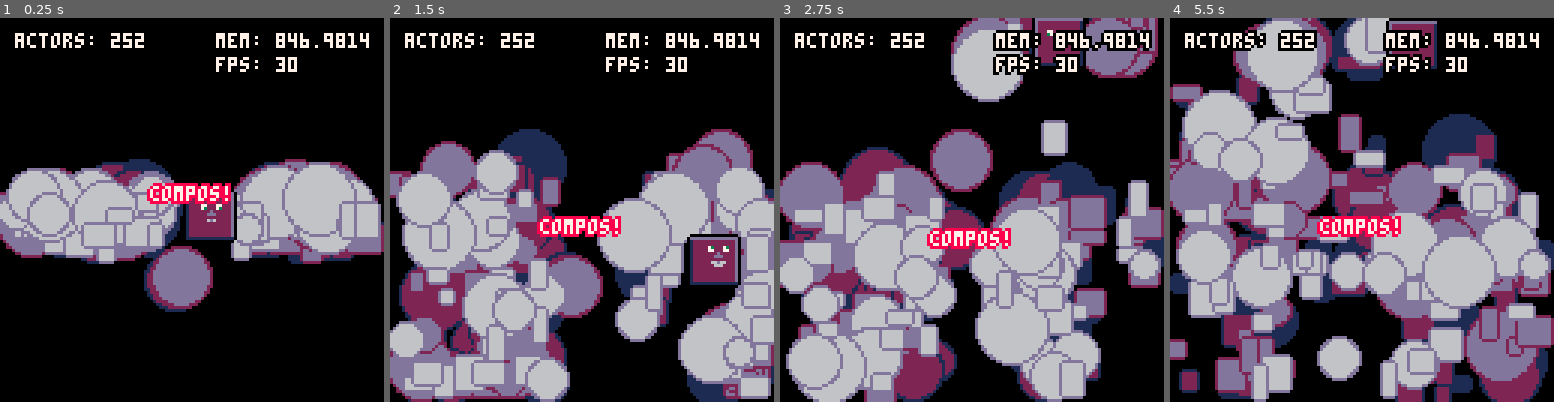
Above: before the commit, frames 1-4 (left to right).
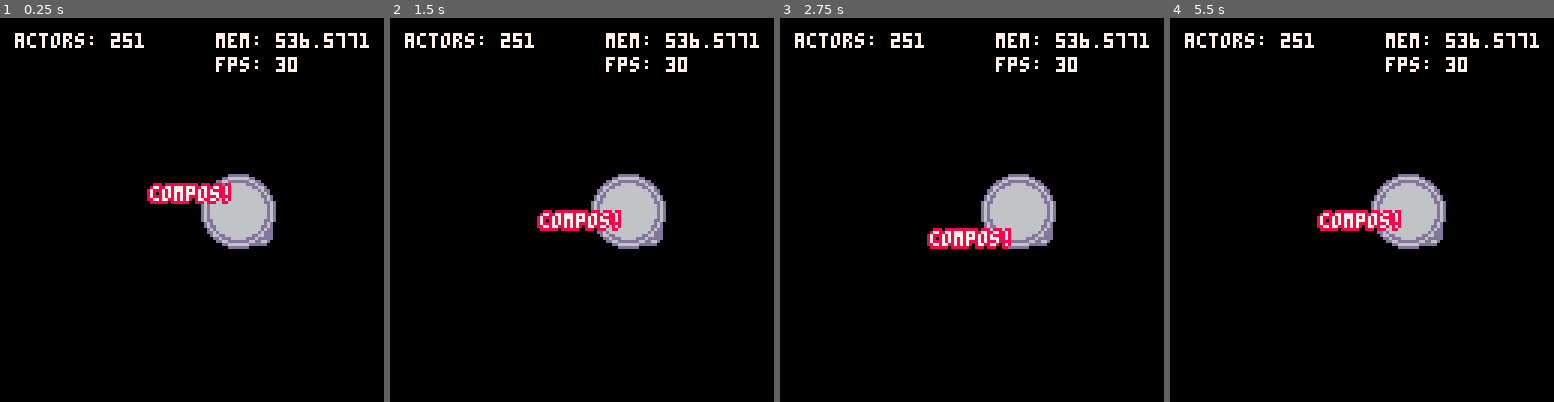
Above: after the commit, the same moments.

Repository: walt-er/compos
Game: PICO-8 cartridge compos.p8
Two runs of this game, one before a commit and one after it. Both use one fixed random seed, a clock stepped at 60 frames per second and the inputs below.
Inputs:
- Up to frame 1 (0.25 s): no input
- Up to frame 2 (1.5 s): tap X (X key) at 0.33, 1.07 s; tap O (Z key) at 0.7 s
- Up to frame 3 (2.75 s): hold Right 1.6-2.1 s; tap O (Z key) at 1.7, 2.1, 2.5 s; tap X (X key) at 1.85 s; hold Up 2.15-2.42 s; hold Right from 2.47 s (still down)
- Up to frame 4 (5.5 s): tap O (Z key) every 0.4 s from 2.9 to 5.3 s; tap X (X key) at 2.97, 4.08, 5.2 s; release Right at 3.03 s; hold Left 3.08-3.58 s; hold Down 3.63-3.97 s; hold Right 4.02-4.68 s; hold Up 4.73-5.03 s; hold Left from 5.08 s (still down)

The runs differ from the first frame. In frame 1, 23% of the frame differs, in the area x 0-100%, y 3-77%; in frame 2, 51%; in frame 3, 54%; in frame 4, 64%, in the area x 0-100%, y 0-100%.

Commit message:
begin to refactor compo copying

Diff:
--- a/compos.p8
+++ b/compos.p8
@@ -7,7 +7,7 @@
 -- generic globals
 -- =======================================================
 
-win_w, win_h, win_l, win_r, win_t, win_b, tile, cam, player, player_states = 128, 128, 0, 128, 0, 128, 8, {}, {}, {}
+compos, win_w, win_h, win_l, win_r, win_t, win_b, tile, cam, player, player_states = {}, 128, 128, 0, 128, 0, 128, 8, {}, {}, {}
 
 -- ======================================z=================
 -- helper functions
@@ -223,7 +223,7 @@
 
 --
 
-health = {
+compos.health = {
     total = -999,
     max = 0,
     set = function(self, new_health)
@@ -287,7 +287,7 @@
 
 --
 
-velocity = {
+compos.velocity = {
     x = 0,
     y = 0,
     max_x = 999,
@@ -311,6 +311,7 @@
 
         -- get new set of coordinates using current velocity (don't apply yet)
         self.newvec = vec(parent.x + self.x, parent.y + self.y)
+        -- plog(self.y)
 
         -- move collider if need be
         if (parent.collider) parent.collider:move(self.newvec)
@@ -401,7 +402,7 @@
 
 collider_id = 0
 colliders = { fixed = {} }
-collider = {
+compos.collider = {
     physical = true,
     offset = vec(0, 0),
     set = function(self, parent, offset, fixed, w, h)
@@ -427,6 +428,9 @@
             self.h = h or parent.h
         end
 
+    end,
+    init = function(self, parent)
+        self:set(parent)
     end,
 	move = function(self, newvec)
         self.x = newvec.x + self.offset.x
@@ -503,13 +507,14 @@
 
 --
 
-gravity = {
+compos.gravity = {
     force = 1,
     set = function(self, force)
         self.force = force
     end,
     early_update = function(self, parent)
         parent.velocity.y += self.force
+        -- plog(parent.velocity.y)
     end,
     trigger_grounding = function(self, parent, other, newvec)
 
@@ -526,7 +531,7 @@
 
 --
 
-sprite = {
+compos.sprite = {
 	id = 0,
     loop = false,
     zoom = 1,
@@ -622,7 +627,7 @@
 
 --
 
-age = {
+compos.age = {
     set = function(self, death)
         self.birth = time()
         self.death = death
@@ -636,14 +641,14 @@
 
 --
 
-patrol = {
+compos.patrol = {
     start = vec(0, 0),
     target = vec(0, 0),
     tick = 0,
     step = 0,
     duration = 0,
     fixed = false,
-    direction = 'going',
+    returning = false,
 
     set = function(self, start, target, duration, step, fixed)
         self.start, self.target, self.duration, self.step, self.fixed, self.returning = start, target, duration, step, fixed, false
@@ -744,21 +749,35 @@
 
 -- todo: find memory leak in registration
 function init_actor(actor)
+
+    -- give actor coordinates and size before initializing compos
 	if (actor.physical) make_physical(actor)
     register(actor)
 
-	for k, compo in pairs(actor) do
-		if type(compo) == 'table' then
-			if (compo.physical) make_physical(actor[k])
-			if (compo.init) actor[k]:init()
-			register(compo, actor)
-		end
-	end
-
+    -- register compos
+    local actor_copy = copy(actor)
+	for i = 1, #actor_copy do
+        if actor_copy[i] then
+            local compo_name = actor_copy[i]
+            local compo = compos[compo_name]
+
+            if compo then
+                actor[compo_name] = copy(compo)
+                if (compo.physical) make_physical(actor[compo_name])
+                if (compo.init) actor[compo_name]:init(actor)
+
+                register(compo, actor)
+                del(actor, compo_name)
+            end
+        end
+	end
+
+    -- init actor after compo init
     if (actor.init) actor:init()
 
 	-- default to 'in frame' for actors with no position
 	actor.in_frame = true
+
 end
 
 function add_actor(actor)
@@ -884,11 +903,12 @@
 -- set compo values insite of init
 -- include init(), update(), and draw() if this actor should have its own methods
 local blob = {
+
+    'velocity',
+    'gravity',
+    -- 'collider',
+
     physical = true, -- this will add the properties x, y, w, and h (on compo init)
-    velocity = copy(velocity),
-    gravity = copy(gravity),
-    collider = copy(collider),
-
     init = function(self)
 
         -- move it to a random position
@@ -901,14 +921,12 @@
             resize(self, flr(rnd'8'+4), flr(rnd'8'+4))
         end
 
-        self.collider:set(self)
-
         -- randomize the gravity on this object specifically
         self.gravity:set(max('0.025', rnd'0.05'))
 
-        -- randomize inititial velocity and cap
-        self.velocity:set(0,rnd'2'-1, vec(0.95, 1))
-        self.velocity:cap(2,2)
+        -- -- randomize inititial velocity and cap
+        -- self.velocity:set(0,rnd'2'-1, vec(0.95, 1))
+        -- self.velocity:cap(2,2)
 
     end,
     update = function(self)
@@ -962,73 +980,75 @@
 end
 
 -- make a special blob with collision
-local collider_blob = copy(blob)
-collider_blob.sprite = copy(sprite)
-collider_blob.init = function(self)
-    self.color = 7
-    resize(self, 16, 16)
-    translate(self, 56, 56)
-    self.velocity:set(1, 0)
-    self.collider:set(self)
-    self.gravity:set'0.1'
-    self.outline = 0
-    self.sprite:animate(self, split'0, 2, 0, 4', 1, true)
-end
-
--- you can also register for special update stages
--- options are early_upate, late_update, and fixed_update (or early_draw!)
-collider_blob.late_update = function(self)
-
-    -- flip sprite based on direction
-    self.sprite.flipped = self.velocity.x < 0
-
-    -- controls!
-    local push = 0.3
-    if btn'0' then
-        self.velocity:accelerate(-push, 0)
-    elseif btn'1' then
-        self.velocity:accelerate(push, 0)
-    elseif btn'2' then
-        self.velocity:accelerate(0, -push)
-    elseif btn'3' then
-        self.velocity:accelerate(0, push)
-    end
-end
-
--- if an actor has a "collision" function, it will check for collisions with other colliders every frame
--- all actors can have colliders at little cost, but too many "collision" functions add up!
-collider_blob.collision = function(self, newvec, other)
-
-    -- this function takes too colliders and returns the direction of collision
-    -- the direction returned (left, right, top, or bottom) is relative to the parent
-    local direction = collision_direction(self.collider, other.collider)
-    if (direction == '') direction = rnd'2' > 0 and 'left' or 'right'
-
-    -- this could be done better :/
-    -- it's a demo, gimme a break!
-    local bump_force_x, bump_force_y, x_bump, y_bump = self.velocity.x, self.velocity.y, other.velocity.x, other.velocity.y
-    local r = other.r or 0
-    if direction == 'left' then
-        x_bump = min(bump_force_x, 0) - 1
-        other.velocity.newvec.x = newvec.x - other.w -- newvec is where the parent object will be at the ned of this frame
-    elseif direction == 'right' then
-        x_bump = max(bump_force_x, 0) + 1
-        other.velocity.newvec.x = newvec.x + self.w + r
-    elseif direction == 'top' then
-        y_bump = min(bump_force_y) - 1
-        other.velocity.newvec.y = newvec.y - other.h
-    elseif direction == 'bottom' then
-        y_bump = max(bump_force_y) + 1
-        other.velocity.newvec.y = newvec.y + self.h + r
-    end
-
-    other.velocity:set(x_bump, y_bump)
-
-    return newvec
-end
-
--- add to compos actors
-add(actors, collider_blob)
+-- local collider_blob = copy(blob)
+
+-- add(collider_blob, 'sprite')
+
+-- collider_blob.init = function(self)
+--     self.color = 7
+--     resize(self, 16, 16)
+--     translate(self, 56, 56)
+--     self.velocity:set(1, 0)
+--     self.collider:set(self)
+--     self.gravity:set'0.1'
+--     self.outline = 0
+--     self.sprite:animate(self, split'0, 2, 0, 4', 1, true)
+-- end
+
+-- -- you can also register for special update stages
+-- -- options are early_upate, late_update, and fixed_update (or early_draw!)
+-- collider_blob.late_update = function(self)
+
+--     -- flip sprite based on direction
+--     self.sprite.flipped = self.velocity.x < 0
+
+--     -- controls!
+--     local push = 0.3
+--     if btn'0' then
+--         self.velocity:accelerate(-push, 0)
+--     elseif btn'1' then
+--         self.velocity:accelerate(push, 0)
+--     elseif btn'2' then
+--         self.velocity:accelerate(0, -push)
+--     elseif btn'3' then
+--         self.velocity:accelerate(0, push)
+--     end
+-- end
+
+-- -- if an actor has a "collision" function, it will check for collisions with other colliders every frame
+-- -- all actors can have colliders at little cost, but too many "collision" functions add up!
+-- collider_blob.collision = function(self, newvec, other)
+
+--     -- this function takes too colliders and returns the direction of collision
+--     -- the direction returned (left, right, top, or bottom) is relative to the parent
+--     local direction = collision_direction(self.collider, other.collider)
+--     if (direction == '') direction = rnd'2' > 0 and 'left' or 'right'
+
+--     -- this could be done better :/
+--     -- it's a demo, gimme a break!
+--     local bump_force_x, bump_force_y, x_bump, y_bump = self.velocity.x, self.velocity.y, other.velocity.x, other.velocity.y
+--     local r = other.r or 0
+--     if direction == 'left' then
+--         x_bump = min(bump_force_x, 0) - 1
+--         other.velocity.newvec.x = newvec.x - other.w -- newvec is where the parent object will be at the ned of this frame
+--     elseif direction == 'right' then
+--         x_bump = max(bump_force_x, 0) + 1
+--         other.velocity.newvec.x = newvec.x + self.w + r
+--     elseif direction == 'top' then
+--         y_bump = min(bump_force_y) - 1
+--         other.velocity.newvec.y = newvec.y - other.h
+--     elseif direction == 'bottom' then
+--         y_bump = max(bump_force_y) + 1
+--         other.velocity.newvec.y = newvec.y + self.h + r
+--     end
+
+--     other.velocity:set(x_bump, y_bump)
+
+--     return newvec
+-- end
+
+-- -- add to compos actors
+-- add(actors, collider_blob)
 
 -- not all actors need compos!
 local title_text = {
